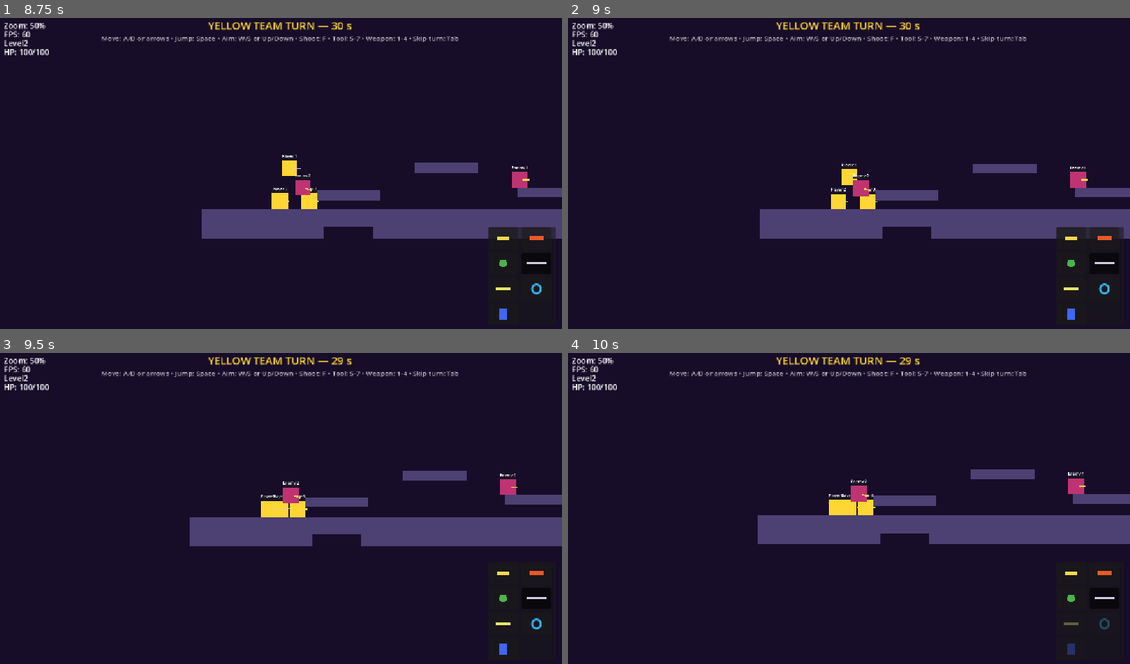
Above: before the commit, frames 1-4 (two rows, left to right).
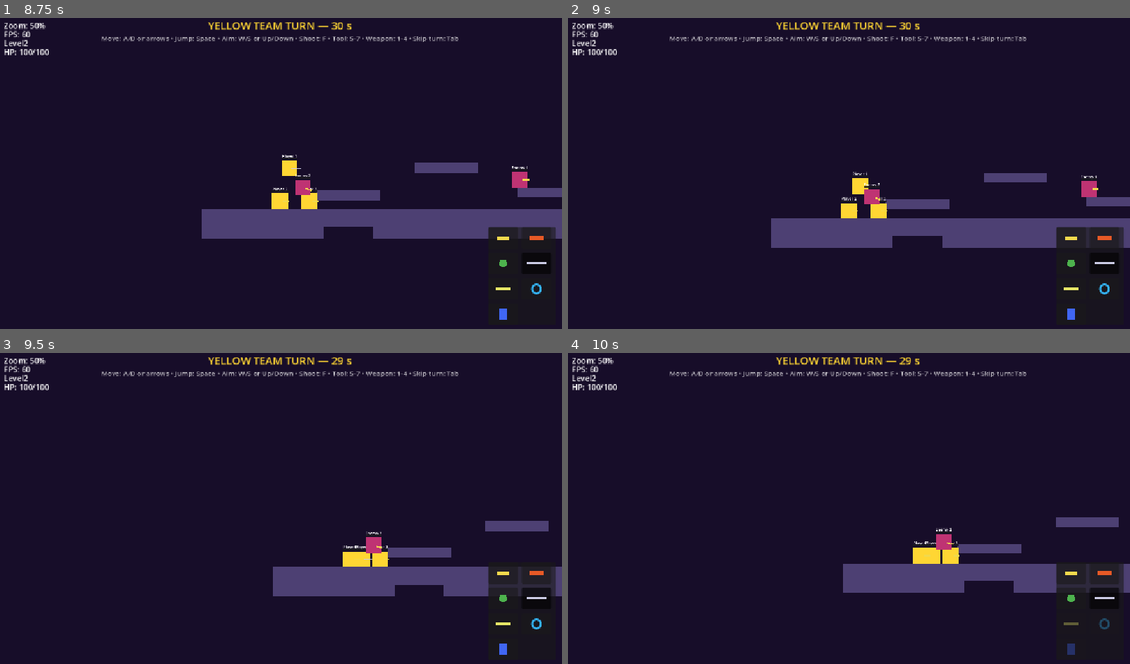
Above: after the commit, the same moments.

Repository: SDVGames-Studio/forms
Game: Godot game, scene res://Main.tscn
Same seed, same stepped clock (60 frames per second), same inputs: the game is played once before the commit and once after it.
Inputs (mouse positions are in pixels of both pictures, inside the frame that each line leads up to):
- Up to frame 1 (8.75 s): click "New game" at 0.5 s; click "Level 2" at 1.25 s; click "START" at 2 s; click (505, 238) at 2.77 s; click (533, 238) at 3.52 s; click (505, 263) at 4.27 s; click (533, 263) at 5.02 s; click (505, 288) at 5.77 s; click (533, 288) at 6.52 s; click (505, 313) at 7.27 s; tap Enter at 8 s; move the mouse to (404, 157) at 8.02 s; hold D (move_right) from 8.03 s (still down); tap F (shoot) at 8.1 s; click (404, 157) at 8.17 s; tap Space (jump) at 8.27 s
- Up to frame 2 (9 s): release D (move_right) at 8.75 s; drag from (736, 189) to (820, 235) at 8.77 s
- Up to frame 3 (9.5 s): no input
- Up to frame 4 (10 s): move the mouse to (905, 436) at 9.52 s; hold A (move_left) from 9.53 s (still down); tap F (shoot) at 9.6 s; click (905, 436) at 9.67 s

Frame 1 is identical in both runs. In frame 2, 6.4% of the frame differs, in the area x 34-100%, y 46-74%; in frame 3, 12%, in the area x 33-100%, y 37-79%; in frame 4, 12%.
Error in both runs: Invalid call. Nonexistent function 'set_shape_color' in base 'CollisionShape2D'. (res://Player.gd:222)

Commit message:
feat(camera): always-available mouse spectating (#212)
Pan the camera with a left-mouse/touch drag during normal play too,
not only in spectator mode (#126): the pan offset persists after the
drag is released and switching the controlled member (N/P/Switch/new
turn) re-centers the view on it. An armed teleport (#170) keeps its
destination click. test_issue126 updated for the new behavior, new
regression tests/test_issue212.

Diff:
--- a/ZoomCamera.gd
+++ b/ZoomCamera.gd
@@ -15,6 +15,13 @@
 ## hold the left mouse button and drag on PC, or drag a finger across the
 ## screen on touch devices. Input events consumed by UI (virtual stick,
 ## buttons) never reach _unhandled_input, so panning never fights them.
+##
+## Issue #212: spectating is available ALWAYS, not only in spectator mode.
+## During normal play dragging pans the view away from the controlled
+## figure and the pan persists after the drag is released (follow resumes
+## with the offset). Switching the controlled member (N / P / Switch tool /
+## new turn) re-centers the camera on it. An armed teleport (issue #170)
+## keeps its click: the destination press never starts a camera drag.
 
 const ZOOM_STEP := 1.25
 const MIN_ZOOM := 0.25
@@ -23,6 +30,10 @@
 
 var _dragging := false
 var _drag_last := Vector2.ZERO
+## Issue #212: pan offset relative to the controlled member. Follow applies
+## it so the panned view persists hands-free; a new member resets it.
+var _pan_offset := Vector2.ZERO
+var _followed_member: Node2D = null
 
 
 func _ready() -> void:
@@ -35,8 +46,14 @@
 
 func _process(_delta: float) -> void:
 	var member := _controlled_member()
-	if member != null:
-		global_position = member.global_position
+	if member == null:
+		return
+	if member != _followed_member:
+		# Issue #212: control switched to another member — re-center.
+		_followed_member = member
+		_pan_offset = Vector2.ZERO
+	if not _dragging:
+		global_position = member.global_position + _pan_offset
 
 
 func _is_spectator() -> bool:
@@ -58,8 +75,12 @@
 			KEY_MINUS, KEY_KP_SUBTRACT:
 				_apply_zoom(1.0 / ZOOM_STEP)
 		return
-	if not _is_spectator():
-		return
+	# Issue #170: while a teleport is armed the next left click picks the
+	# destination — it must reach ToolInventory, not start a camera drag.
+	if ToolInventory.armed_tool == ToolInventory.TOOL_TELEPORT:
+		if (event is InputEventMouseButton and event.pressed) \
+				or (event is InputEventScreenTouch and event.pressed):
+			return
 	if event is InputEventMouseButton and event.button_index == MOUSE_BUTTON_LEFT:
 		_dragging = event.pressed
 		if _dragging:
@@ -79,7 +100,9 @@
 
 func _pan_by(screen_delta: Vector2) -> void:
 	# Screen pixels -> world units at the current zoom.
-	global_position -= screen_delta / zoom.x
+	var world_delta := screen_delta / zoom.x
+	global_position -= world_delta
+	_pan_offset -= world_delta
 
 
 func _apply_zoom(factor: float) -> void:
--- a/tests/test_issue126.gd
+++ b/tests/test_issue126.gd
@@ -1,8 +1,7 @@
 extends Node
 ## Regression check for issue #126: in spectator mode the camera can be
-## panned — mouse drag on PC and finger drag on touch devices. In normal
-## play (a controlled member exists) panning stays disabled and the camera
-## keeps following the controlled figure.
+## panned — mouse drag on PC and finger drag on touch devices. Panning
+## during normal play (issue #212) is covered by test_issue212.
 ##
 ## Run headless: godot --headless res://tests/test_issue126.tscn
 ## Exit code 0 = pass.
@@ -55,38 +54,5 @@
 	duel.queue_free()
 	await get_tree().process_frame
 
-	# --- Normal play case: a controlled member exists -> no panning. ---
-	var level: Node = load("res://Level.tscn").instantiate()
-	add_child(level)
-	for i in 60:
-		await get_tree().physics_frame
-	cam = null
-	for c in get_tree().get_nodes_in_group("player_camera"):
-		cam = c
-	var playing: bool = cam != null and not cam._is_spectator()
-	var cam_start: Vector2 = cam.global_position if cam != null else Vector2.ZERO
-	press = InputEventScreenTouch.new()
-	press.index = 0
-	press.pressed = true
-	press.position = get_viewport().get_visible_rect().size * 0.5
-	Input.parse_input_event(press)
-	await get_tree().process_frame
-	drag = InputEventScreenDrag.new()
-	drag.index = 0
-	drag.position = press.position + Vector2(80.0, 0.0)
-	drag.relative = Vector2(80.0, 0.0)
-	Input.parse_input_event(drag)
-	await get_tree().process_frame
-	release = InputEventScreenTouch.new()
-	release.index = 0
-	release.pressed = false
-	release.position = drag.position
-	Input.parse_input_event(release)
-	await get_tree().process_frame
-	await get_tree().physics_frame
-	var not_moved: bool = cam != null and cam.global_position == cam_start
-	ok = ok and playing and not_moved
-	print("ISSUE126 playing=", playing, " camera_follows=", not_moved)
-
 	print("ISSUE126 ok=", ok)
 	get_tree().quit(0 if ok else 1)
--- /dev/null
+++ b/tests/test_issue212.gd
@@ -0,0 +1,92 @@
+extends Node
+## Regression check for issue #212: spectating with the mouse is available
+## ALWAYS — during normal play too, not only in spectator mode (#126).
+## Left-mouse drag pans the camera away from the controlled figure, the
+## pan PERSISTS after the button is released, and switching the controlled
+## member re-centers the camera on the new one. While a teleport is armed
+## (issue #170) the destination click must not be swallowed by the camera.
+##
+## Run headless: godot --headless res://tests/test_issue212.tscn
+## Exit code 0 = pass.
+
+func _ready() -> void:
+	var ok := true
+	var level: Node = load("res://Level.tscn").instantiate()
+	add_child(level)
+	for i in 60:
+		await get_tree().physics_frame
+	var cam: Camera2D = null
+	for c in get_tree().get_nodes_in_group("player_camera"):
+		cam = c
+	var playing: bool = cam != null and not cam._is_spectator()
+	var member: Node2D = cam._controlled_member() if cam != null else null
+	# With no pan yet the camera sits exactly on the controlled member.
+	var follows: bool = member != null \
+		and cam.global_position == member.global_position
+	var start: Vector2 = cam.global_position if cam != null else Vector2.ZERO
+
+	# --- Hold the left mouse button and drag: the view pans (#212). ---
+	var vp := get_viewport()
+	var press := InputEventMouseButton.new()
+	press.button_index = MOUSE_BUTTON_LEFT
+	press.pressed = true
+	press.position = vp.get_visible_rect().size * 0.5
+	Input.parse_input_event(press)
+	await get_tree().process_frame
+	var motion: InputEventMouseMotion
+	for i in 5:
+		motion = InputEventMouseMotion.new()
+		motion.position = press.position + Vector2(20.0 * (i + 1), -10.0 * (i + 1))
+		motion.relative = Vector2(20.0, -10.0)
+		Input.parse_input_event(motion)
+		await get_tree().process_frame
+	var dragged: bool = cam.global_position != start
+	# Drag right+up -> camera moves left+down.
+	var direction: bool = cam.global_position.x < start.x \
+		and cam.global_position.y > start.y
+	var release := InputEventMouseButton.new()
+	release.button_index = MOUSE_BUTTON_LEFT
+	release.pressed = false
+	release.position = motion.position
+	Input.parse_input_event(release)
+	await get_tree().process_frame
+	await get_tree().process_frame
+	# The pan persists after release — hands-free spectating.
+	var persisted: bool = cam.global_position != start
+	print("ISSUE212 playing=", playing, " follows=", follows,
+		" dragged=", dragged, " direction=", direction,
+		" persisted=", persisted, " pos=", cam.global_position)
+	ok = ok and playing and follows and dragged and direction and persisted
+
+	# --- Switching the controlled member re-centers the camera on it. ---
+	var other: Node2D = null
+	for m in get_tree().get_nodes_in_group("player_team"):
+		if m != member and m is Node2D and m.get("controlled") == false:
+			other = m
+			break
+	if other != null:
+		member.set_controlled(false)
+		other.set_controlled(true)
+		await get_tree().physics_frame
+		await get_tree().physics_frame
+		var recentered: bool = cam.global_position == other.global_position
+		print("ISSUE212 recentered=", recentered)
+		ok = ok and recentered
+	else:
+		print("ISSUE212 no second member — recenter check skipped")
+
+	# --- Armed teleport: its click must not start a camera drag. ---
+	ToolInventory.armed_tool = ToolInventory.TOOL_TELEPORT
+	var tp_press := InputEventMouseButton.new()
+	tp_press.button_index = MOUSE_BUTTON_LEFT
+	tp_press.pressed = true
+	tp_press.position = vp.get_visible_rect().size * 0.5
+	Input.parse_input_event(tp_press)
+	await get_tree().process_frame
+	var click_free: bool = not cam._dragging
+	print("ISSUE212 click_free=", click_free)
+	ok = ok and click_free
+	ToolInventory.armed_tool = -1
+
+	print("ISSUE212 ok=", ok)
+	get_tree().quit(0 if ok else 1)
--- /dev/null
+++ b/tests/test_issue212.tscn
@@ -0,0 +1,6 @@
+[gd_scene load_steps=2 format=3]
+
+[ext_resource type="Script" path="res://tests/test_issue212.gd" id="1_i212"]
+
+[node name="Issue212Test" type="Node"]
+script = ExtResource("1_i212")
